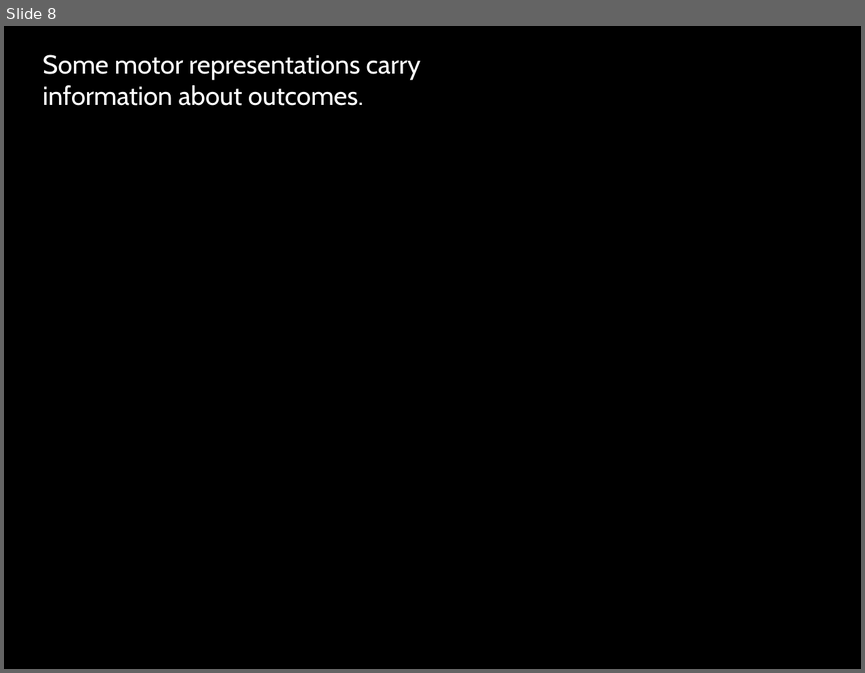
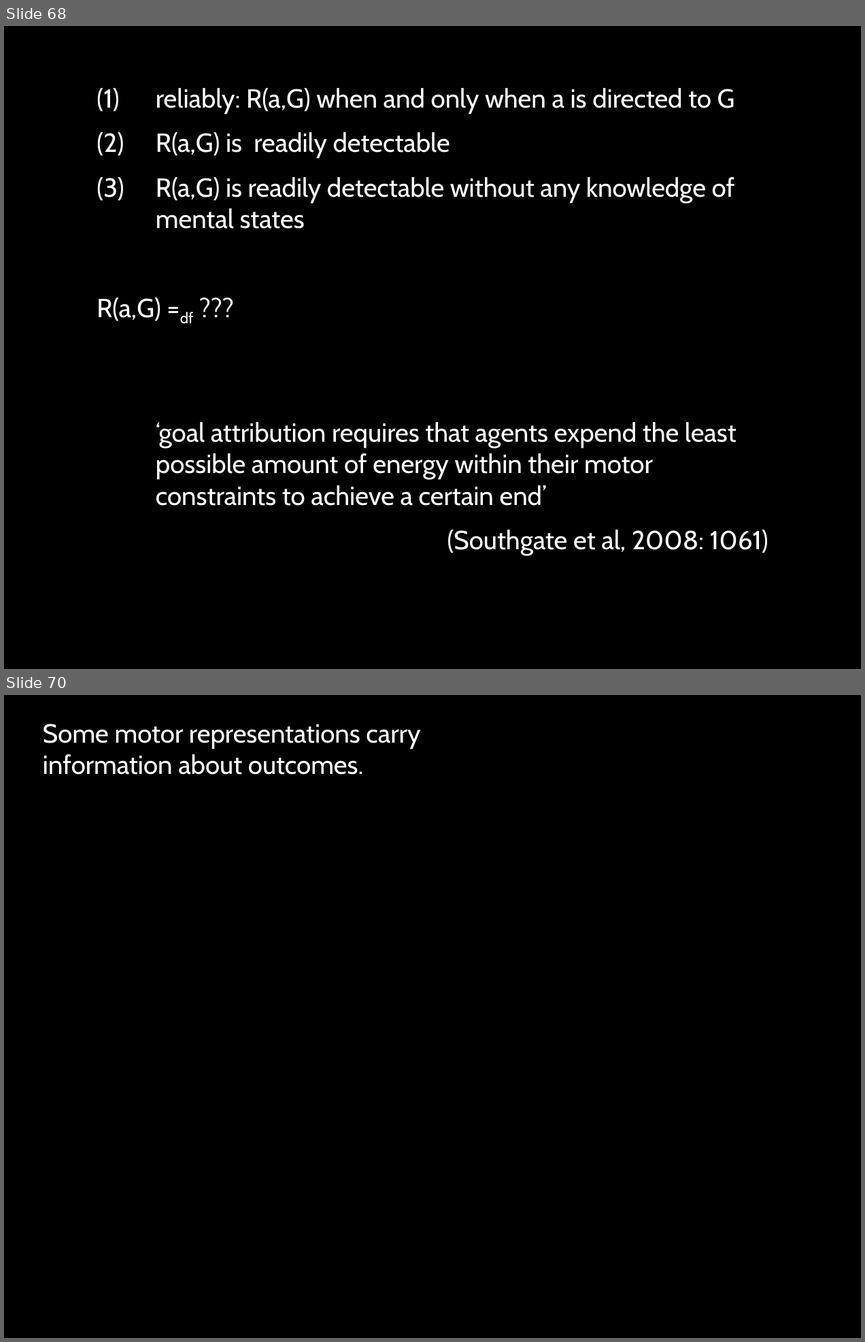
Before and after one commit to butterfill/lecture_mindreading_joint_action_philosophical_tools, a slide deck: lecture06 goal ascription teleological motor/lecture06.ppt.pptx. Shown one above the other, each under a label of ours: slide 8 before the commit, slides 68 and 70 after it; the slides between them are not shown. The pictures are 865x673 and 865x1342 pixels, drawn with LibreOffice and Linux fonts; fonts in the diff are those of the drawing. Boxes give left, top, right and bottom in pixels: in the first picture for what was removed or moved away, otherwise in the second. Text is boxed around its words. In the diff, an @@ line names an element or a change of style, - is before the commit and + after.

```diff
--- a/lecture06 goal ascription teleological motor/lecture06.ppt.pptx
+++ b/lecture06 goal ascription teleological motor/lecture06.ppt.pptx
@@ slide 68 added at [4, 26, 861, 669], background #000000 @@
@@ text added at [96, 88, 768, 555], 22 pt, text #FFFFFF @@
+(1) reliably: R(a,G) when and only when a is directed to G
+(2) R(a,G) is readily detectable
+(3) R(a,G) is readily detectable without any knowledge of mental states
+R(a,G) =df ???
+‘goal attribution requires that agents expend the least possible amount of energy within their motor constraints to achieve a certain end’
+(Southgate et al, 2008: 1061)
@@ what was slide 8 is now slide 70 @@
```
Also in this commit, not shown: 5 slides changed, 61 other slides added.
